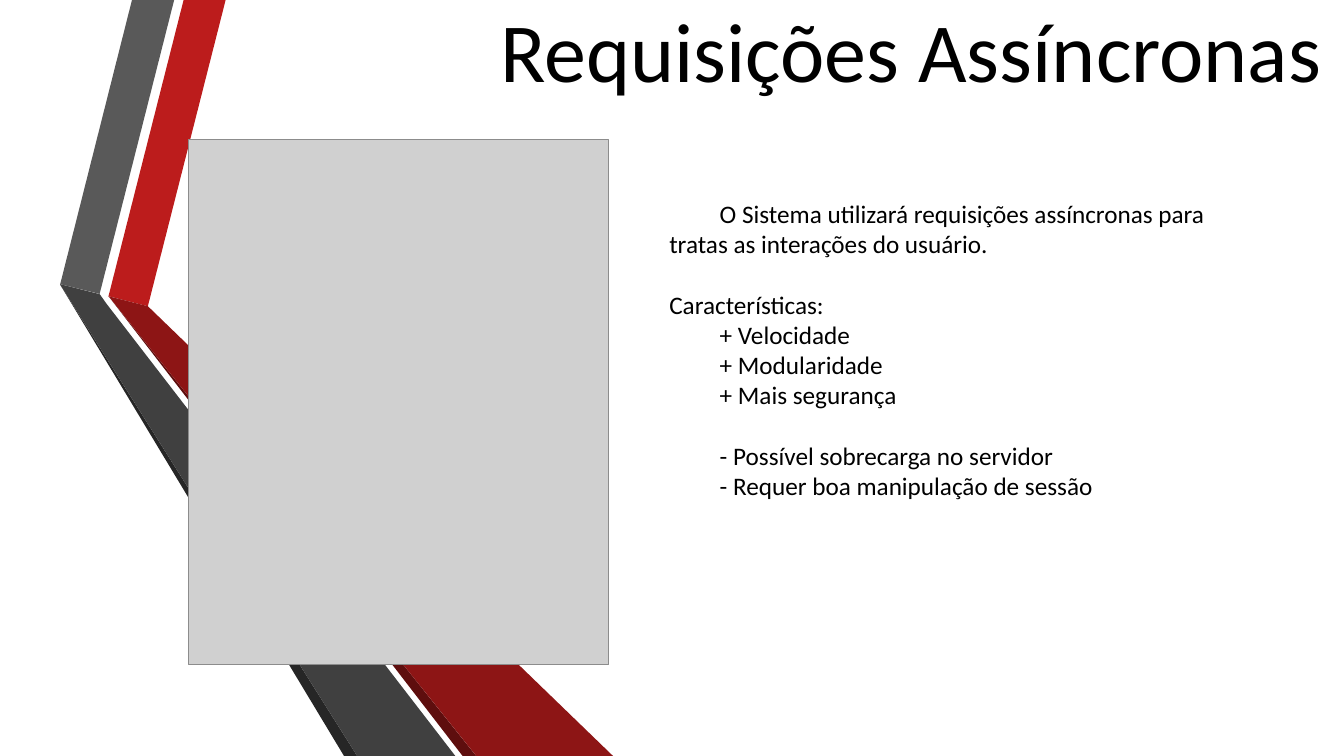
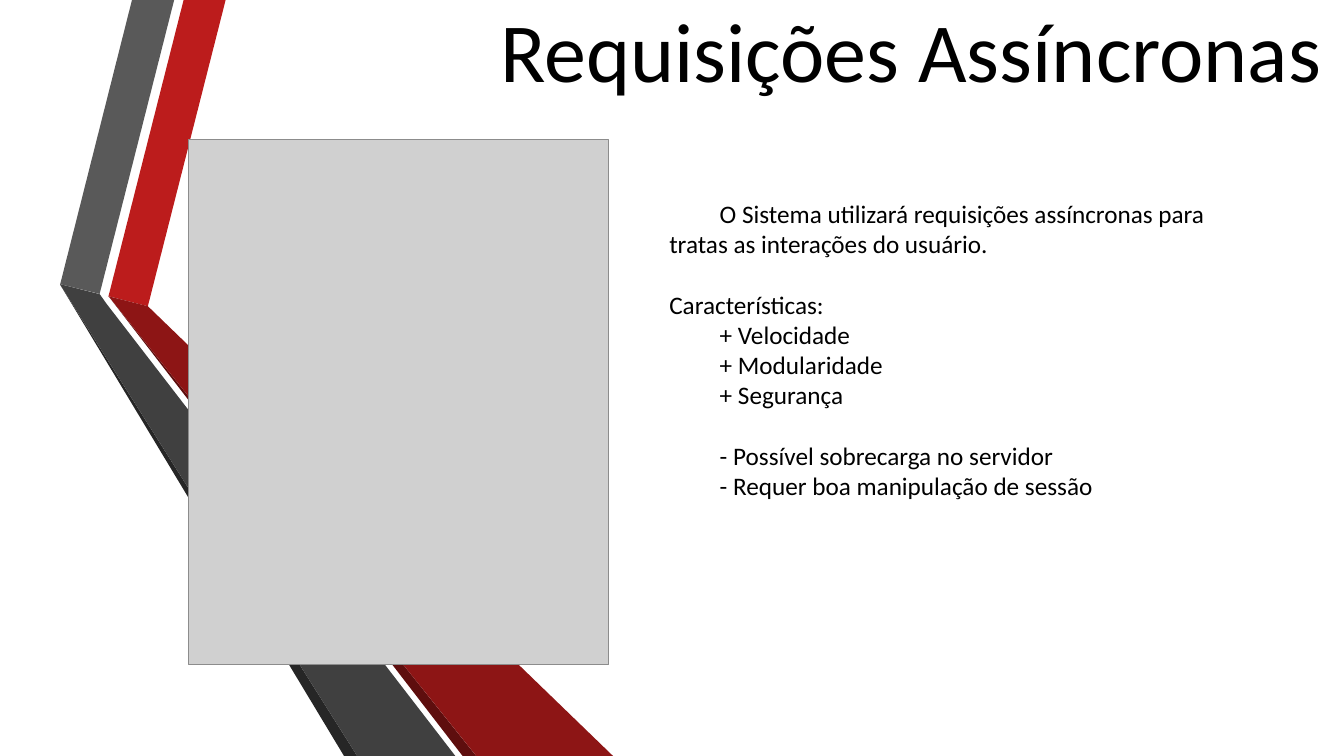
Before and after one commit to redtxai/bellsprout, a slide deck: slide 8 of Documentação/Colheita Urbana.pptx. Drawn at 1344x756 pixels with LibreOffice and Linux fonts; fonts in the diff are those of the drawing; grey boxes stand for pictures; background and template pictures are left out. Boxes give left, top, right and bottom in pixels: in the first picture for what was removed or moved away, otherwise in the second. Text is boxed around its words. In the diff, an @@ line names an element or a change of style, - is before the commit and + after.

```diff
--- a/Documentação/Colheita Urbana.pptx
+++ b/Documentação/Colheita Urbana.pptx
@@ text at box(738, 387, 843, 409): text changed @@
-+ Mais segurança
++ Segurança
```
Also in this commit, not shown: 1 other slide changed.
